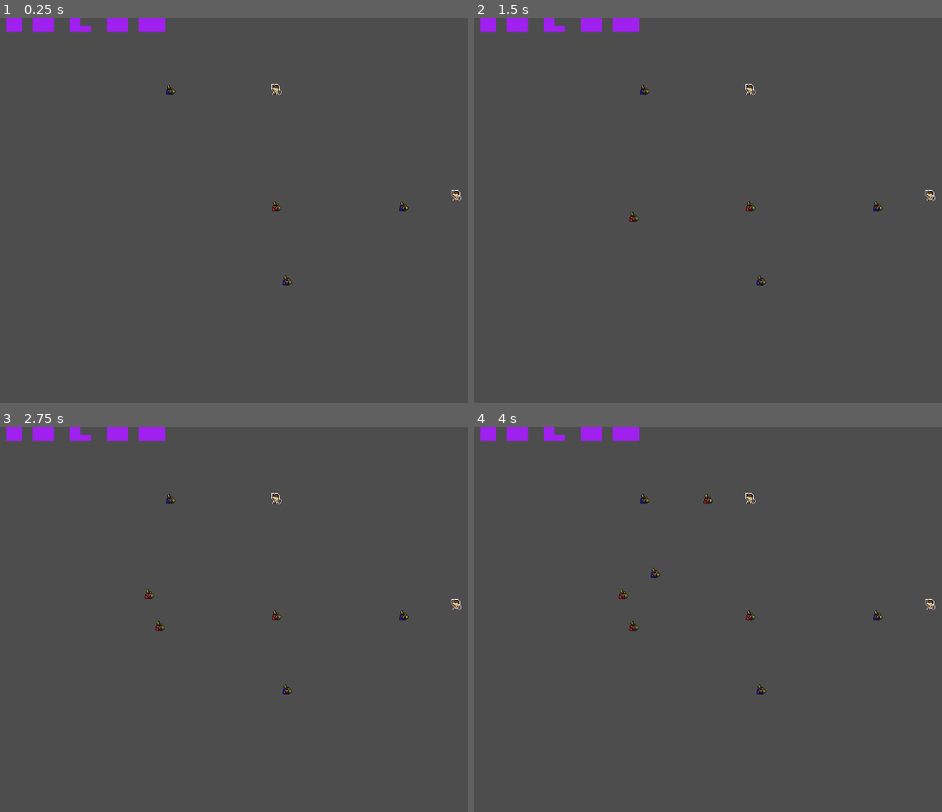
Above: before the commit, frames 1-4 (two rows, left to right).
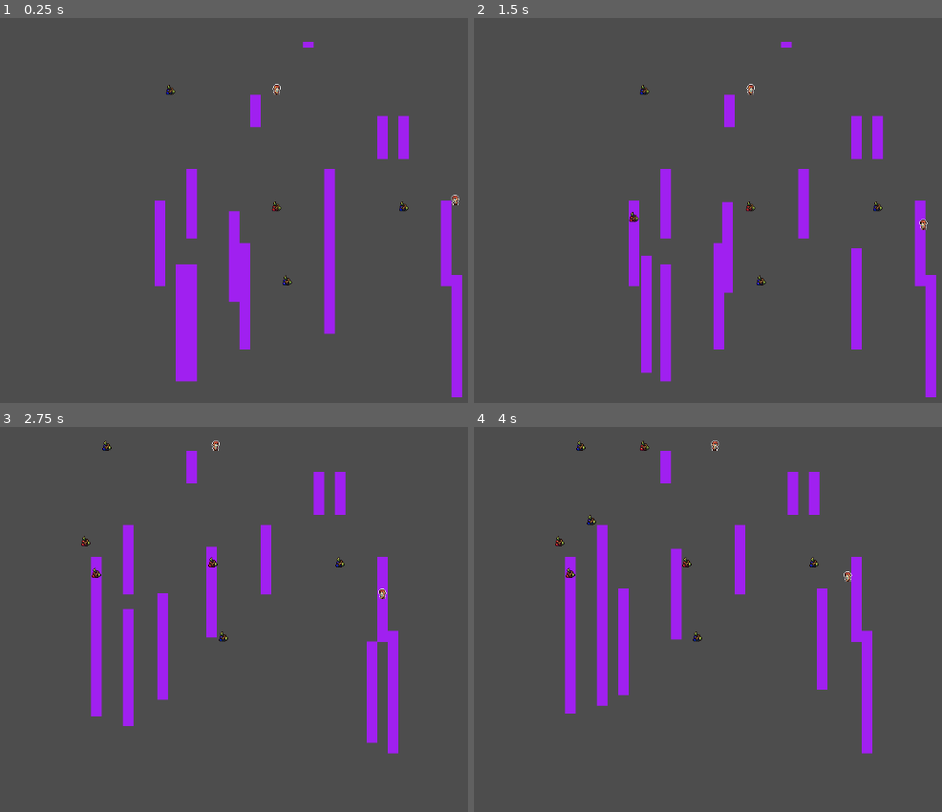
Above: after the commit, the same moments.

Repository: EcceMars/Distant-Sellsword
Game: Godot game, scene res://MAIN.tscn
Two runs of this game, one before a commit and one after it. Both use one fixed random seed, a clock stepped at 60 frames per second and the inputs below.
Inputs (mouse positions are in pixels of both pictures, inside the frame that each line leads up to):
- Up to frame 1 (0.25 s): no input
- Up to frame 2 (1.5 s): tap Enter at 0.5 s; move the mouse to (outside the picture) at 0.52 s; hold D (move_right) 0.53-1.28 s; click (outside the picture) at 0.6 s; move the mouse to (647, 252) at 1.27 s; hold S (move_down) from 1.28 s (still down); tap Middle mouse button (pan_camera) at 1.35 s
- Up to frame 3 (2.75 s): move the mouse to (402, 546) at 2.02 s; release S (move_down) at 2.03 s; hold D (move_right) from 2.03 s (still down); tap Space (space) at 2.1 s
- Up to frame 4 (4 s): move the mouse to (759, 727) at 2.77 s; release D (move_right) at 2.78 s; hold W (move_up) 2.78-3.53 s; tap Mouse wheel down (wheel_down) at 2.85 s; move the mouse to (outside the picture) at 3.52 s; hold A (move_left) from 3.53 s (still down); tap Mouse wheel up (wheel_up) at 3.6 s

The runs differ from the first frame. In frame 1, 7.7% of the frame differs, in the area x 1-99%, y 0-99%; in frame 2, 7.5%; in frame 3, 7.7%; in frame 4, 7.8%, in the area x 1-99%, y 0-85%.
Error before the commit: Parse Error: The function signature doesn't match the parent. Parent signature is "act(int) -> void". (res://components/behaviors/FleeBehavior.gd:10)

Commit message:
update_for_food

Diff:
--- a/MAIN.gd
+++ b/MAIN.gd
@@ -4,7 +4,7 @@
 
 ## Fixed simulation step length in seconds.
 const FRAME_LEN:float = 5
-var _frame:float = FRAME_LEN
+#var _frame:float = FRAME_LEN
 
 ## How often (in seconds) the world tries to spawn a berry near a tree.
 const BERRY_INTERVAL:float = 1.0
--- a/components/BehaviorComponent.gd
+++ b/components/BehaviorComponent.gd
@@ -31,5 +31,5 @@
 	var list:String = ": { "
 	for behavior in behaviors.keys():
 		list += str(behavior) + " "
-	list += "} -> Act: " + str(active_behavior.get_script())
+	list += "} -> Act: " + str(active_behavior.get_script().get_global_name())
 	return message + list
--- a/components/behaviors/BaseBehavior.gd
+++ b/components/behaviors/BaseBehavior.gd
@@ -7,6 +7,7 @@
 	IDLE,
 	INPUT,
 	REST,
+	SEEK_FOOD,
 	WANDER
 }
 
@@ -24,3 +25,6 @@
 func act(_uid:int)->void: pass
 func on_enter()->void: pass
 func on_exit()->void: pass
+
+func _to_string()->String:
+	return str(type) + ": " + get_script().get_global_name()
--- a/components/behaviors/FleeBehavior.gd
+++ b/components/behaviors/FleeBehavior.gd
@@ -1,10 +1,11 @@
+@tool
 class_name FleeBehavior
 extends BaseBehavior
 
 func _init()->void:
 	behavior_name = "Flee"
-
 func get_priority()->float:
 	if not active: return 0.0
 	return priority
-func act()->void: pass
+func activate(_uid:int)->void: pass
+func act(_uid:int)->void: pass
--- a/components/behaviors/IdleBehavior.gd
+++ b/components/behaviors/IdleBehavior.gd
@@ -9,4 +9,5 @@
 func get_priority()->float:
 	if not active: return 0.0
 	return priority
+func activate(_uid:int)->void: pass
 func act(_uid:int)->void: pass
--- a/components/behaviors/InputBehavior.gd
+++ b/components/behaviors/InputBehavior.gd
@@ -9,4 +9,5 @@
 func get_priority()->float:
 	if not active: return 0.0
 	return priority
+func activate(_uid:int)->void: pass
 func act(_uid:int)->void: pass
--- a/components/behaviors/RestBehavior.gd
+++ b/components/behaviors/RestBehavior.gd
@@ -9,4 +9,5 @@
 func get_priority()->float:
 	if not active: return 0.0
 	return priority
+func activate(_uid:int)->void: pass
 func act(uid:int)->void: pass
--- /dev/null
+++ b/components/behaviors/SeekFoodBehavior.gd
@@ -0,0 +1,135 @@
+@tool
+class_name SeekFoodBehavior
+extends BaseBehavior
+
+const EAT_RADIUS:float = 4.0
+## How much energy is restored on eating.
+const EAT_ENERGY:float = 30.0
+## How much hunger is restored on eating.
+const EAT_HUNGER:float = 40.0
+
+## UID of the food item currently being pursued. -1 means none.
+var _target_uid:int = -1
+
+func _init()->void:
+	behavior_name = "SeekFood"
+	type = Type.SEEK_FOOD
+	priority = 0.0			# Computed dynamically in get_priority()
+## Raises priority when the entity is hungry; returns 0 when inactive or well-fed.
+## Outbids [WanderBehavior] (0.2) once hunger drops below 60 %.
+func get_priority() -> float:
+	if not active:
+		return 0.0
+
+	# We need a uid to inspect — BehaviorSystem passes none here, so we scan.
+	# Priority is computed entity-agnostically: caller is expected to have called
+	# activate(uid) before the selection round. See [method activate].
+	return priority
+## Called by BehaviorSystem before _select_behavior to let the behavior
+## inspect its own entity and set a meaningful priority.
+## [param uid] Owner entity UID.
+func activate(uid:int)->void:
+	var stats:StatsComponent = REG.get_component(uid, BaseComponent.Flag.STATS)
+	if not stats:
+		priority = 0.0
+		return
+
+	# Hunger ratio: 1.0 = full, 0.0 = starving.
+	# Kick in below 60 %, outbid Wander (0.2) below 40 %.
+	var hunger_ratio:float = stats.hunger.ratio()
+	if hunger_ratio < 0.6:
+		priority = lerp(0.21, 0.9, 1.0 - hunger_ratio / 0.6)
+	else:
+		priority = 0.0
+## Called every BehaviorSystem tick while this behavior is selected.
+## Moves toward the nearest known food, eats it on arrival.
+func act(uid:int)->void:
+	activate(uid)		# Keep priority fresh each tick
+
+	var mem: MemoryComponent = REG.get_component(uid, BaseComponent.Flag.MEMORY)
+	if not mem:
+		return
+
+	# Validate or refresh target
+	if not _is_valid_target(_target_uid):
+		_target_uid = _nearest_food_uid(uid, mem)
+
+	if _target_uid == -1:
+		return		# No food visible; stay put until memory updates
+
+	var mov: MovementComponent = REG.get_component(uid, BaseComponent.Flag.MOVEMENT)
+	if not mov:
+		return
+
+	var food_pos: Vector2 = _food_position(_target_uid, mem)
+	var distance: float   = mov.position.distance_to(food_pos)
+
+	if distance <= EAT_RADIUS:
+		_eat(uid, _target_uid)
+		_target_uid = -1
+		return
+
+	# Issue movement only when not already heading there
+	if mov.movable and not mov.movable.has_target:
+		var mov_sys: MovementSystem = REG.SYSTEMS.get("MovementSystem")
+		if mov_sys:
+			mov_sys.add_move(uid, food_pos)
+
+## Clears the cached target so this entity looks for a new one next tick.
+func on_exit() -> void:
+	_target_uid = -1
+## Returns the UID of the closest FOOD memory entry, or -1 if none exist.
+func _nearest_food_uid(uid: int, mem: MemoryComponent) -> int:
+	var food_entries: Array[MemoryComponent.MemoryEntry] = \
+		mem.get_by_relation(MemoryComponent.Relation.FOOD)
+	if food_entries.is_empty():
+		return -1
+
+	var mov: MovementComponent = REG.get_component(uid, BaseComponent.Flag.MOVEMENT)
+	if not mov:
+		return food_entries[0].uid
+
+	var best_uid: int    = -1
+	var best_dist: float = INF
+
+	for entry: MemoryComponent.MemoryEntry in food_entries:
+		if not _is_valid_target(entry.uid):
+			continue
+		var dist: float = mov.position.distance_to(entry.last_position)
+		if dist < best_dist:
+			best_dist = dist
+			best_uid  = entry.uid
+
+	return best_uid
+
+## Returns the best known world position for [param food_uid]:
+## the live entity position if available, otherwise the last-seen memory position.
+func _food_position(food_uid: int, mem: MemoryComponent) -> Vector2:
+	var live_pos: Vector2 = REG.get_ent_position(food_uid)
+	if live_pos != -Vector2.ONE:
+		return live_pos
+	var entry: MemoryComponent.MemoryEntry = mem.entries.get(food_uid)
+	if entry:
+		return entry.last_position
+	return Vector2.ZERO
+
+## Returns true if [param food_uid] still refers to a living item entity.
+func _is_valid_target(food_uid: int) -> bool:
+	if food_uid == -1:
+		return false
+	return REG.has_components(food_uid, BaseComponent.Flag.ITEM)
+
+## Restores stats and destroys the food entity.
+func _eat(eater_uid: int, food_uid: int) -> void:
+	var stats: StatsComponent = REG.get_component(eater_uid, BaseComponent.Flag.STATS)
+	if stats:
+		stats.energy.recover(EAT_ENERGY)
+		stats.hunger.recover(EAT_HUNGER)
+
+	# Forget the entry so memory stays consistent
+	var mem: MemoryComponent = REG.get_component(eater_uid, BaseComponent.Flag.MEMORY)
+	if mem:
+		mem.forget(food_uid)
+
+	REG.destroy_entity(food_uid)
+	print(food_uid, " is being consumed...")
--- a/components/behaviors/WanderBehavior.gd
+++ b/components/behaviors/WanderBehavior.gd
@@ -2,11 +2,54 @@
 class_name WanderBehavior
 extends BaseBehavior
 
+const WANDER_INTERVAL:float = 3.0
+const WANDER_RADIUS:int = 4
+
+var _latency:float = 0.0
+
 func _init()->void:
 	behavior_name = "Wander"
 	type = Type.WANDER
+	priority = 0.2
 
 func get_priority()->float:
 	if not active: return 0.0
 	return priority
-func act(uid:int)->void: pass
+func act(uid:int)->void:
+	var mov_sys: MovementSystem = REG.SYSTEMS.get("MovementSystem")
+	if not mov_sys:
+		return
+	_latency -= REG.DELTA
+	if _latency > 0.0:
+		return
+	_latency = WANDER_INTERVAL
+
+	var mov:MovementComponent = REG.get_component(uid, BaseComponent.Flag.MOVEMENT)
+	if not mov:
+		return
+
+	var destination:Vector2 = _pick_destination(mov.position, mov_sys)
+	mov_sys.add_move(uid, destination)
+## Returns a random unblocked grid position within [constant WANDER_RADIUS] tiles.
+func _pick_destination(origin: Vector2, mov_sys: MovementSystem) -> Vector2:
+	var scale: int = REG.SCALE
+	var attempts: int = 8
+
+	while attempts > 0:
+		var dx: int = randi_range(-WANDER_RADIUS, WANDER_RADIUS) * scale
+		var dy: int = randi_range(-WANDER_RADIUS, WANDER_RADIUS) * scale
+		var candidate: Vector2 = origin + Vector2(dx, dy)
+
+		# Keep within world bounds
+		candidate = candidate.clamp(
+			Vector2.ZERO,
+			Vector2(REG.WIDTH, REG.HEIGHT) * scale
+		)
+
+		var grid_candidate: Vector2i = Vector2i(candidate.snapped(Vector2(scale, scale)))
+		if not mov_sys.blocked_positions.has(grid_candidate):
+			return candidate
+
+		attempts -= 1
+
+	return origin
--- a/systems/BehaviorSystem.gd
+++ b/systems/BehaviorSystem.gd
@@ -26,9 +26,17 @@
 			continue
 
 		_update_perception(uid, behav)
+		_activate_all(uid, behav)
 		_select_behavior(behav)
 		behav.active_behavior.act(uid)
-
+## Calls [method BaseBehavior.activate] on every behavior the entity owns,
+## so each can update its priority before [method _select_behavior] runs.
+## Only [SeekFoodBehavior] (and future dynamic behaviors) implement this;
+## the base no-op is safe for all others.
+func _activate_all(uid:int, behav:BehaviorComponent)->void:
+	for b:BaseBehavior in behav.behaviors.values():
+		if b and b.has_method("activate"):
+			b.activate(uid)
 ## Rebuilds the vision triangle and records newly visible entities into memory.
 ## Skips if not enough ticks have elapsed since the last update.
 func _update_perception(uid:int, behav:BehaviorComponent) -> void:
@@ -80,10 +88,11 @@
 
 	for type:BaseBehavior.Type in behav.behaviors:
 		var candidate:BaseBehavior = behav.behaviors[type]
+		if not candidate: continue
 		var p:float = candidate.get_priority()
 		if p > best_priority:
 			best_priority = p
-			best          = candidate
+			best = candidate
 
 	if not best or best == behav.active_behavior:
 		return
--- a/tools/EntityArchetype.gd
+++ b/tools/EntityArchetype.gd
@@ -41,6 +41,7 @@
 	if data.has_animations:				_add_animation_state(uid)
 	if data.behavior_keys.size() > 0:	_add_behavior(uid)
 	if data.has_information:			_add_information(uid)
+	if data.has_memory:					_add_memory(uid)
 
 	_post_build(uid)
 	return uid
@@ -89,9 +90,15 @@
 
 # TODO: implement InformationComponent
 ## Adds an [InformationComponent] to [param uid].
-func _add_information(uid:int)->void: pass
+func _add_information(_uid:int)->void: pass
 	#REG.add_component(uid, InformationComponent.new())
-
+## Adds a [MemoryComponent] to [param uid] using archetype-level vision parameters.
+func _add_memory(uid: int) -> void:
+	REG.add_component(uid, MemoryComponent.new(
+		data.memory_focus_limit,
+		data.vision_range,
+		data.vision_width
+	))
 ## Returns a random unoccupied world position snapped to the grid.
 ## Falls back to [constant Vector2.ZERO] after 16 failed attempts.
 func _random_position()->Vector2:
@@ -137,3 +144,8 @@
 	## Flags
 	var has_animations:bool = false
 	var has_information:bool = false
+	var has_memory:bool = false
+	## Memory
+	var memory_focus_limit:int = 8
+	var vision_range:float = 5.0 * REG.SCALE
+	var vision_width:float = 2.0 * REG.SCALE
--- a/tools/archetypes/DuckType.gd
+++ b/tools/archetypes/DuckType.gd
@@ -10,13 +10,15 @@
 	data.moves = true
 	data.has_stats = true
 	data.behavior_keys = [
-		BaseBehavior.Type.FLEE,
-		BaseBehavior.Type.REST,
+		#BaseBehavior.Type.FLEE,
+		#BaseBehavior.Type.REST,
+		BaseBehavior.Type.SEEK_FOOD,
 		BaseBehavior.Type.WANDER,
 		BaseBehavior.Type.IDLE
 	]
 	data.has_animations = true
 	data.has_information = true
+	data.has_memory = true
 
 func _prepare()->void:
 	data.char_name = "Wild Duck" #REG.DATA.duck_names.pick_random()
--- a/tools/archetypes/VillagerType.gd
+++ b/tools/archetypes/VillagerType.gd
@@ -9,13 +9,15 @@
 	data.is_solid = true
 	data.has_stats = true
 	data.behavior_keys = [
-		BaseBehavior.Type.FLEE,
-		BaseBehavior.Type.REST,
+		#BaseBehavior.Type.FLEE,
+		#BaseBehavior.Type.REST,
+		BaseBehavior.Type.SEEK_FOOD,
 		BaseBehavior.Type.WANDER,
 		BaseBehavior.Type.IDLE
-]
+	]
 	data.has_animations = true
 	data.has_information = true
+	data.has_memory = true
 
 func _prepare()->void:
 	data.char_name = REG.DATA.female_names.pick_random()
Not shown, added: components/behaviors/SeekFoodBehavior.gd.uid
